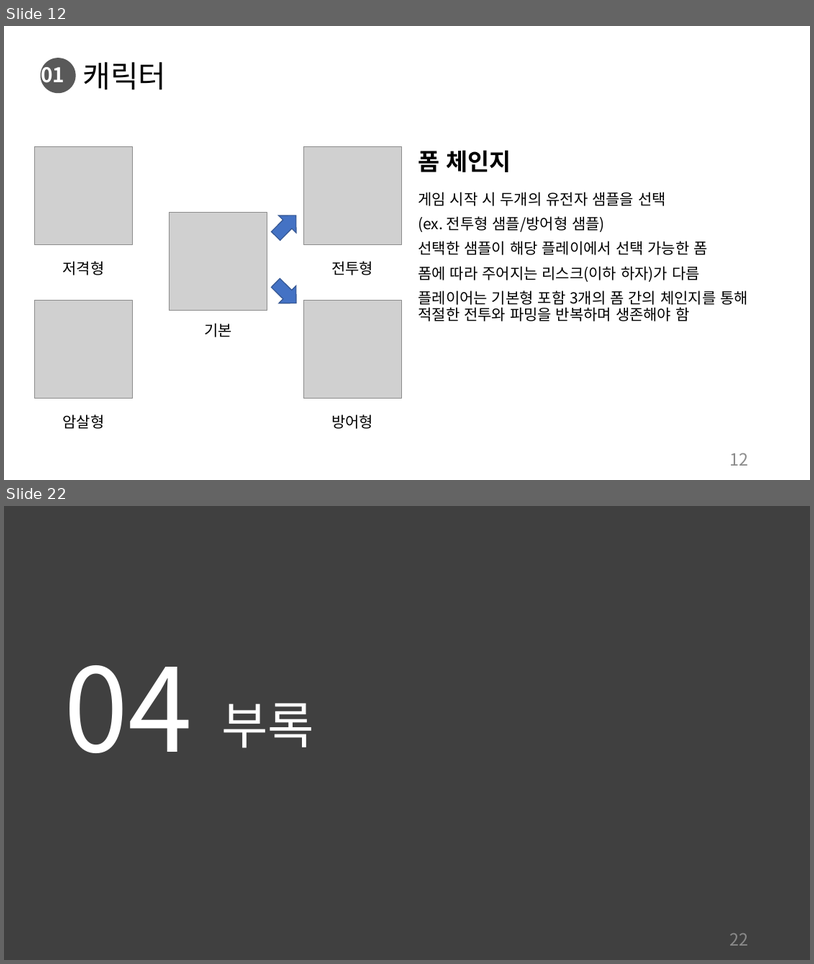
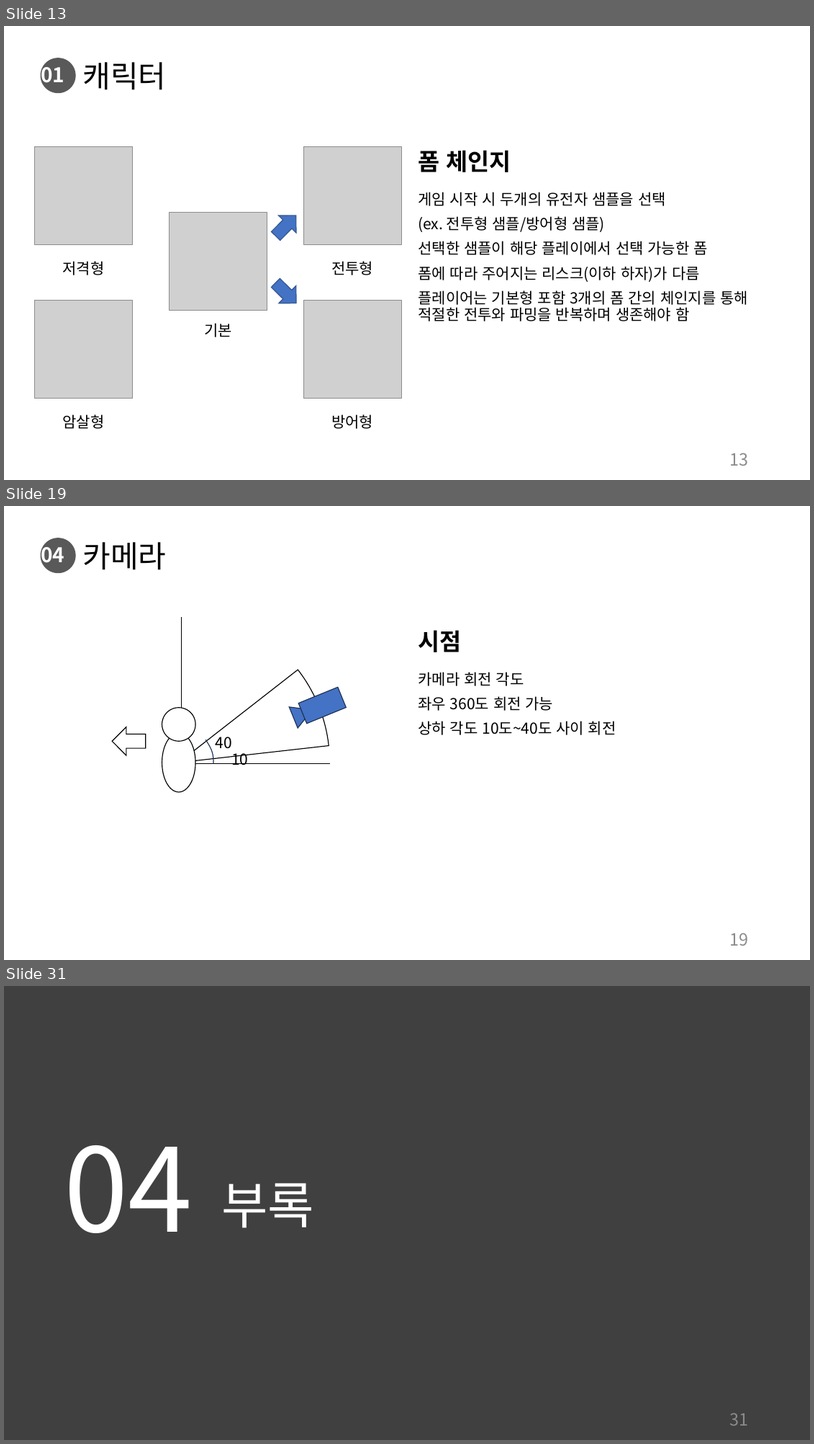
Before and after one commit to charobe/HDB, a slide deck: 조영욱/하자 드 바이오.pptx. Shown one above the other, each under a label of ours: slides 12 and 22 before the commit, slides 13, 19 and 31 after it; the slides between them are not shown. The pictures are 814x964 and 814x1444 pixels, drawn with LibreOffice and Linux fonts; fonts in the diff are those of the drawing; grey boxes stand for pictures. Boxes give left, top, right and bottom in pixels: in the first picture for what was removed or moved away, otherwise in the second. Text is boxed around its words. In the diff, an @@ line names an element or a change of style, - is before the commit and + after.

```diff
--- a/조영욱/하자 드 바이오.pptx
+++ b/조영욱/하자 드 바이오.pptx
@@ slide 19 added at [4, 506, 810, 960], background #FFFFFF; not listed: 1 template element that a slide beside it also shows @@
@@ text added at [41, 542, 64, 568], 24 pt, text #FFFFFF, bold @@
+04
@@ title added at [83, 542, 167, 570], 36 pt, text #000000 @@
+카메라
@@ pie slice (boxed as its full ellipse) added at [28, 611, 329, 913], outline #000000 1 pt @@
@@ line added from (181, 764) to (181, 617), #000000 0.5 pt @@
@@ text added at [418, 630, 461, 652], 28 pt, text #000000, bold @@
+시점
@@ text added at [418, 672, 617, 735], 18 pt, text #000000 @@
+카메라 회전 각도
+좌우 360도 회전 가능
+상하 각도 10도~40도 사이 회전
@@ triangle added at [289, 700, 316, 728], fill #4472C4, outline #1E3256 1 pt @@
@@ rectangle added at [298, 687, 346, 723], fill #4472C4, outline #1E3256 1 pt @@
@@ ellipse added at [162, 708, 196, 741], fill #FFFFFF, outline #000000 1 pt @@
@@ left arrow added at [112, 727, 146, 755], fill #FFFFFF, outline #000000 1 pt @@
@@ ellipse added at [162, 733, 196, 792], fill #FFFFFF, outline #000000 1 pt @@
@@ freeform shape added at [206, 739, 214, 764], outline #1E3256 1 pt @@
@@ text added at [216, 733, 232, 749], 18 pt, text #000000 @@
+40
@@ line added from (180, 764) to (330, 764), #000000 0.5 pt @@
@@ text added at [232, 753, 248, 765], 18 pt, text #000000 @@
+10
@@ page number added at [730, 932, 749, 945], 20 pt, text #8C8C8C @@
+19
@@ what was slide 12 is now slide 13 @@
@@ page number at [730, 452, 749, 465]: text changed @@
-12
+13
@@ what was slide 22 is now slide 31 @@
@@ page number at [730, 1413, 749, 1425]: text changed @@
-22
+31
```
Also in this commit, not shown: 14 slides changed, 9 other slides added, 1 slide removed, 1 other file.
